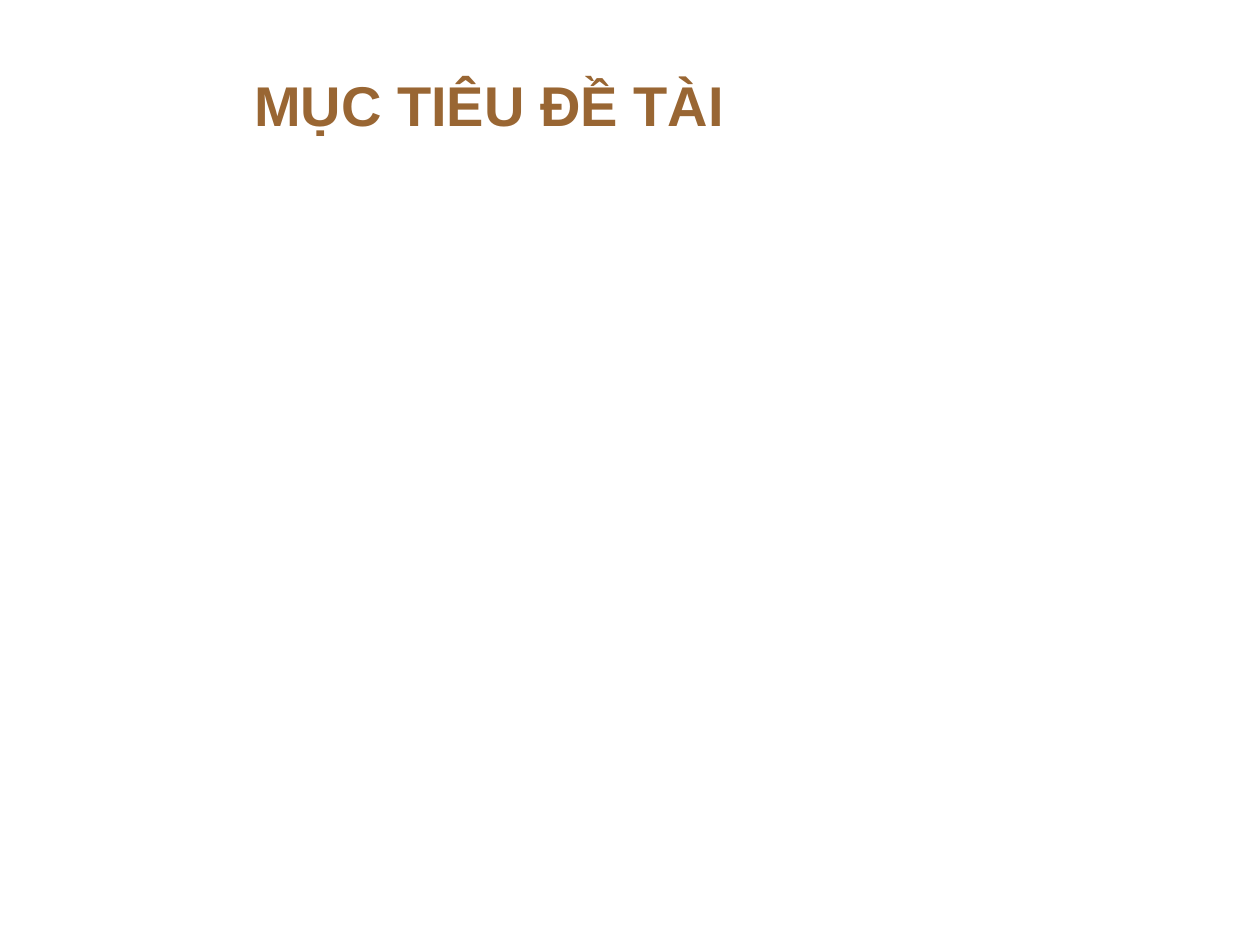
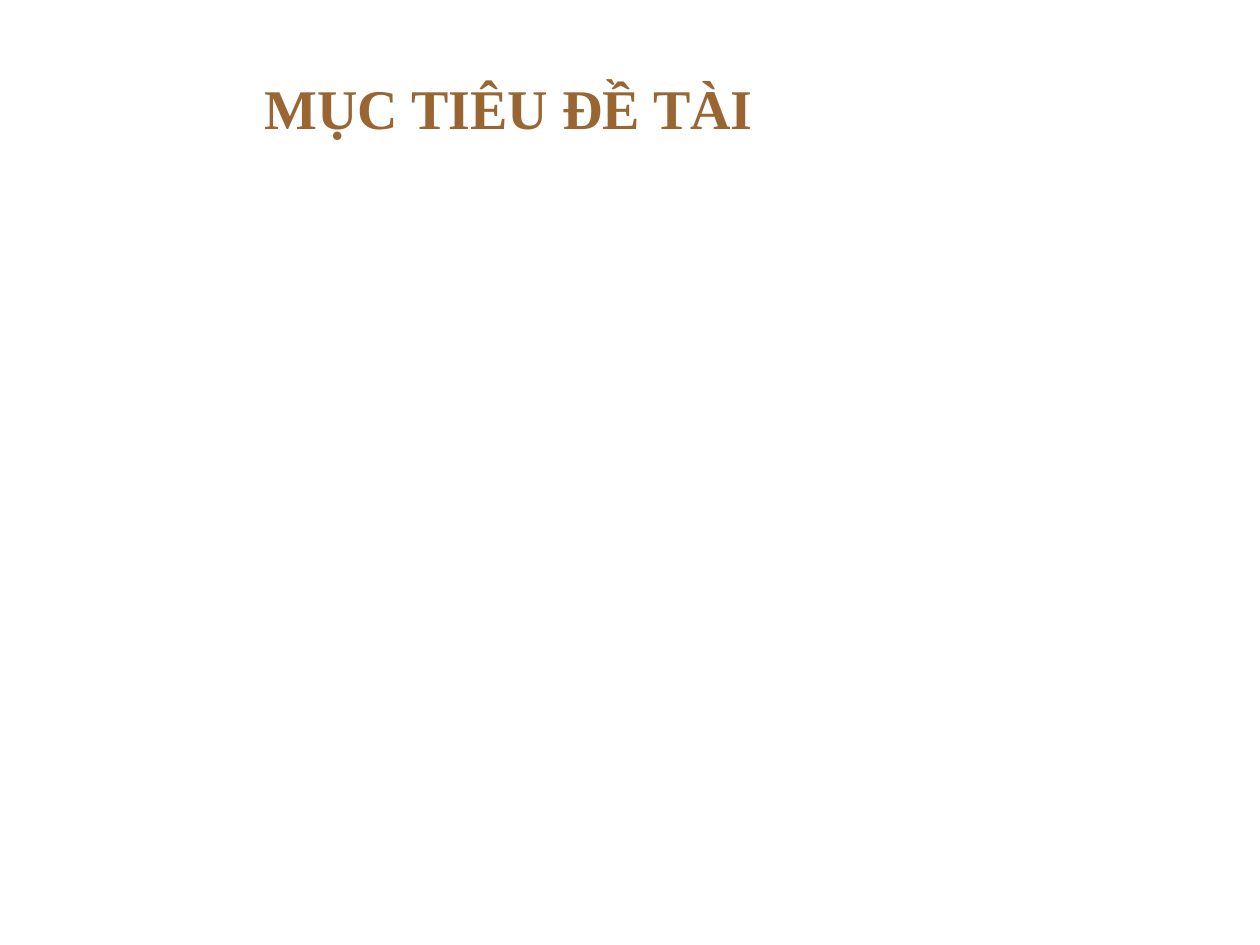
Before and after one commit to xhaitungx/pdf-reader, a slide deck: slide 5 of Mau Slide Powerpoint Dai hoc Can Tho CTU.pptx. Drawn at 1260x945 pixels with LibreOffice and Linux fonts; fonts in the diff are those of the drawing; background and template pictures are left out. Boxes give left, top, right and bottom in pixels: in the first picture for what was removed or moved away, otherwise in the second. Text is boxed around its words. In the diff, an @@ line names an element or a change of style, - is before the commit and + after.

```diff
--- a/Mau Slide Powerpoint Dai hoc Can Tho CTU.pptx
+++ b/Mau Slide Powerpoint Dai hoc Can Tho CTU.pptx
@@ title "MỤC TIÊU ĐỀ TÀI": place and size @@
-title "MỤC TIÊU ĐỀ TÀI" at [254, 82, 723, 136]
+title "MỤC TIÊU ĐỀ TÀI" at [265, 86, 753, 140]
@@ title "MỤC TIÊU ĐỀ TÀI" at [265, 86, 753, 140]: font Arial to Times New Roman @@
```
Also in this commit, not shown: 6 other slides changed, 1 slide added, 14 slides removed, 3 other files.
